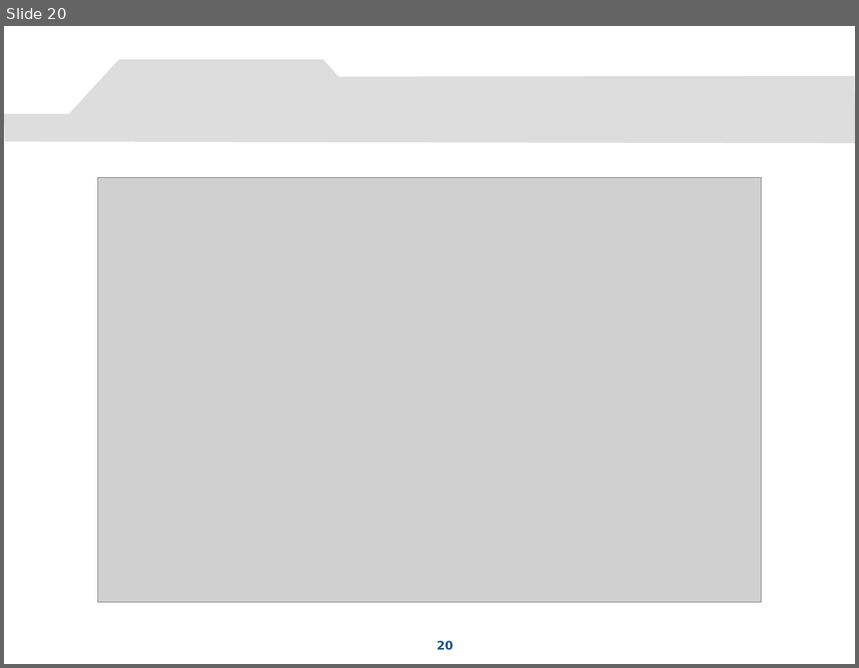
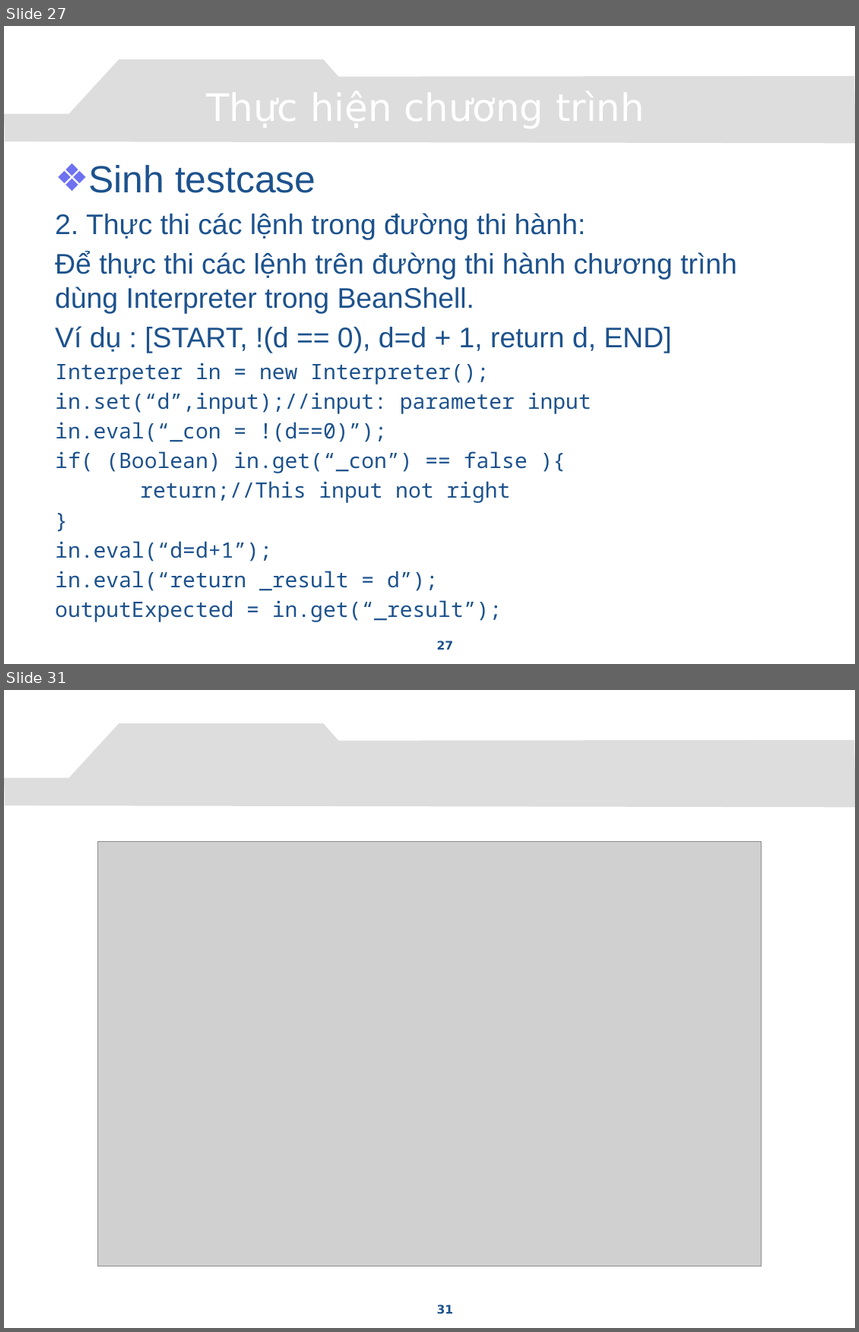
Before and after one commit to congcuong-cse/autotesting-lvtn, a slide deck: Document/Presentation.pptx. Shown one above the other, each under a label of ours: slide 20 before the commit, slides 27 and 31 after it; the slides between them are not shown. The pictures are 859x668 and 859x1332 pixels, drawn with LibreOffice and Linux fonts; fonts in the diff are those of the drawing; grey boxes stand for pictures; background and template pictures are left out. Boxes give left, top, right and bottom in pixels: in the first picture for what was removed or moved away, otherwise in the second. Text is boxed around its words. In the diff, an @@ line names an element or a change of style, - is before the commit and + after.

```diff
--- a/Document/Presentation.pptx
+++ b/Document/Presentation.pptx
@@ slide 27 added at bbox=[4, 26, 855, 664], background picture (left out); not listed: 1 template element that a slide beside it also shows @@
@@ title added at bbox=[61, 80, 791, 132], 32 pt, text #FFFFFF @@
+Thực hiện chương trình
@@ text added at bbox=[55, 165, 737, 623], 18 pt, text #1D528D @@
+❖ Sinh testcase
+2. Thực thi các lệnh trong đường thi hành:
+Để thực thi các lệnh trên đường thi hành chương trình dùng Interpreter trong BeanShell.
+Ví dụ : [START, !(d == 0), d=d + 1, return d, END]
+Interpeter in = new Interpreter();
+in.set(“d”,input);//input: parameter input
+in.eval(“_con = !(d==0)”);
+if( (Boolean) in.get(“_con”) == false ){
+return;//This input not right
+}
+in.eval(“d=d+1”);
+in.eval(“return _result = d”);
+outputExpected = in.get(“_result”);
@@ page number added at bbox=[437, 641, 454, 650], 10 pt, text #1D528D, bold @@
+27
@@ what was slide 20 is now slide 31 @@
@@ page number at bbox=[437, 1305, 454, 1315]: text changed @@
-20
+31
```
Also in this commit, not shown: 12 slides changed, 10 other slides added.
